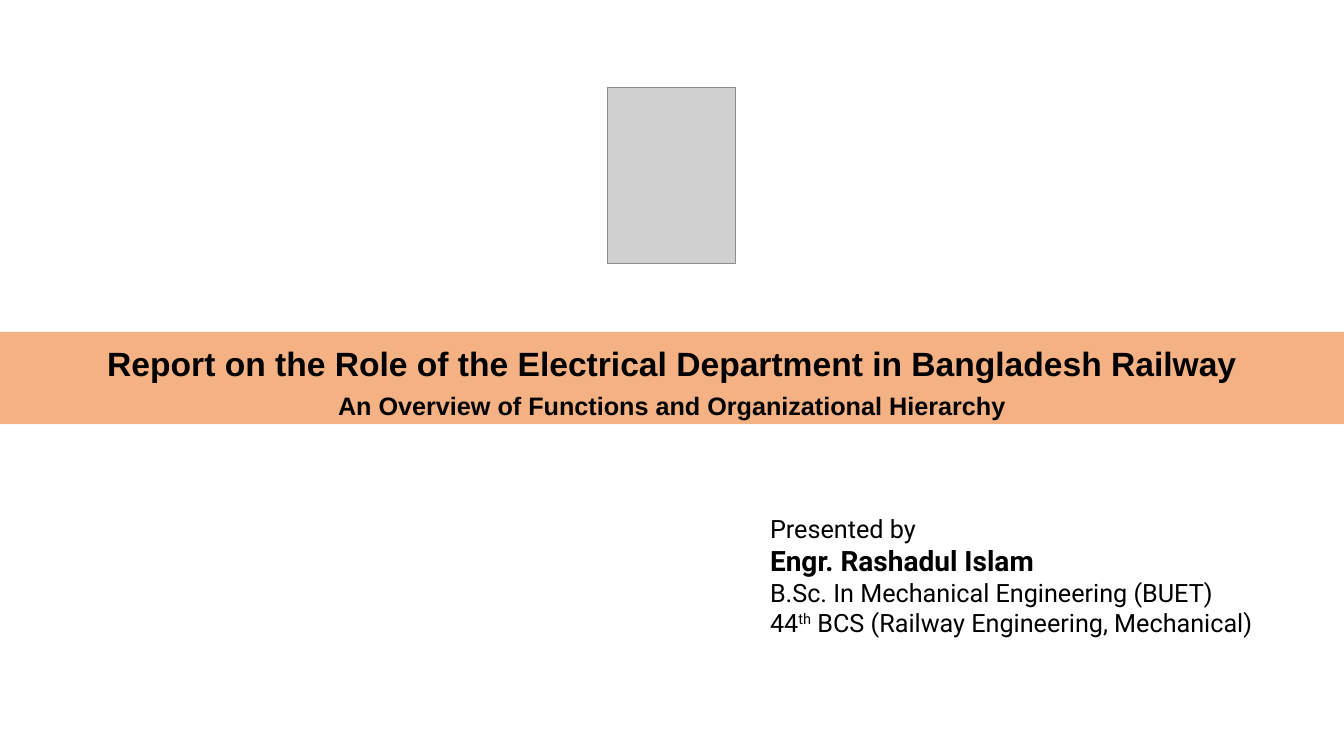
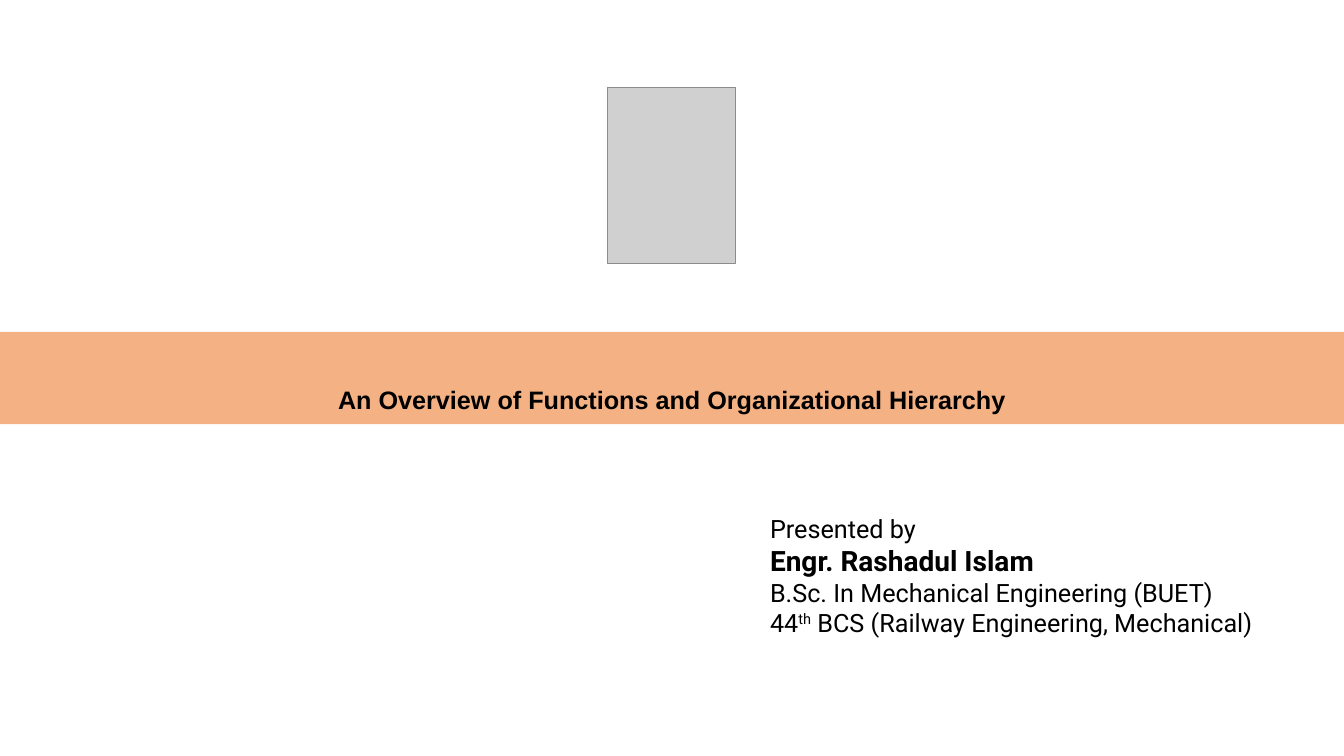
Before and after one commit to nishatme/CLWAttachment, a slide deck: slide 1 of final_presentations/Presentation_CLW.pptx. Drawn at 1344x756 pixels with LibreOffice and Linux fonts; fonts in the diff are those of the drawing; grey boxes stand for pictures; background and template pictures are left out. Boxes give left, top, right and bottom in pixels: in the first picture for what was removed or moved away, otherwise in the second. Text is boxed around its words. In the diff, an @@ line names an element or a change of style, - is before the commit and + after.

```diff
--- a/final_presentations/Presentation_CLW.pptx
+++ b/final_presentations/Presentation_CLW.pptx
@@ text in rectangle at <box>107,351,1236,383</box>: paragraph removed @@
-Report on the Role of the Electrical Department in Bangladesh Railway
```
Also in this commit, not shown: 14 other files.
